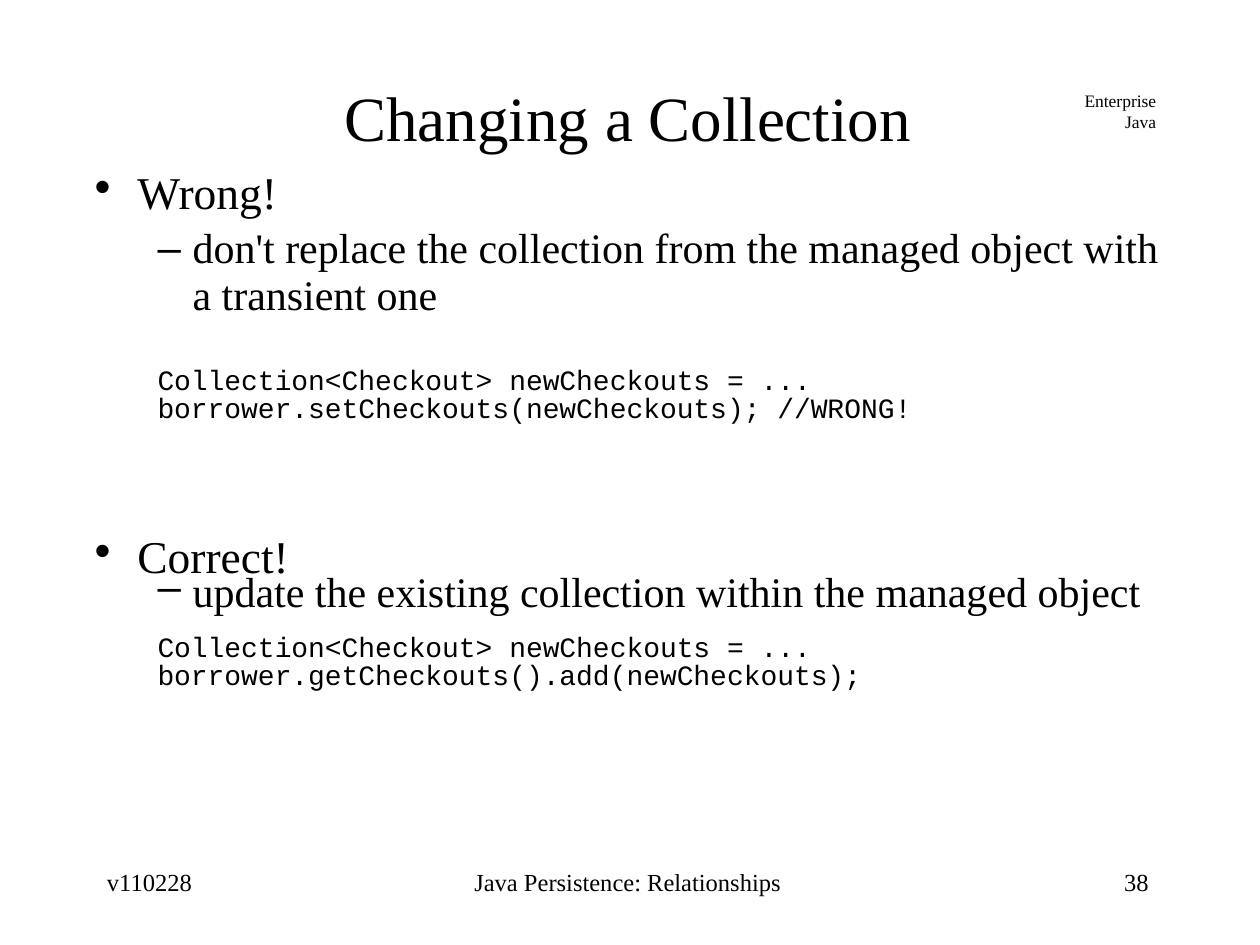
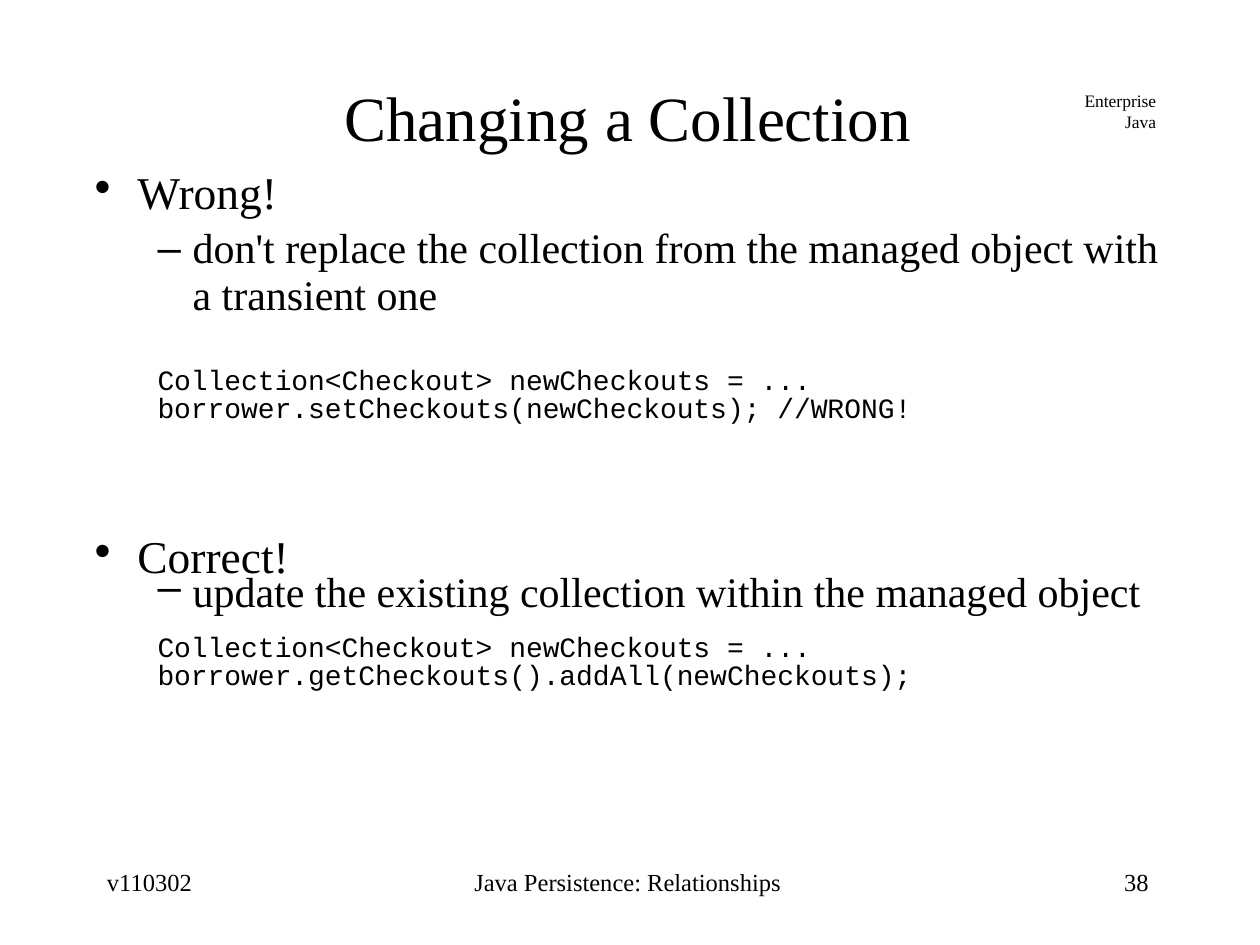
Before and after one commit to jcstaff/ejava-javaee, a slide deck: slide 38 of ormRelations/src/site/resources/lectures/ormRelations.ppt. Drawn at 1260x945 pixels with LibreOffice and Linux fonts; fonts in the diff are those of the drawing. Boxes give left, top, right and bottom in pixels: in the first picture for what was removed or moved away, otherwise in the second. Text is boxed around its words. In the diff, an @@ line names an element or a change of style, - is before the commit and + after.

```diff
--- a/ormRelations/src/site/resources/lectures/ormRelations.ppt
+++ b/ormRelations/src/site/resources/lectures/ormRelations.ppt
@@ text at [158, 665, 912, 691]: text changed @@
-  borrower.getCheckouts().add(newCheckouts);
+  borrower.getCheckouts().addAll(newCheckouts);
@@ text at [107, 874, 192, 892]: text changed @@
-v110228
+v110302
```
Also in this commit, not shown: 67 other slides changed, 19 other files.
